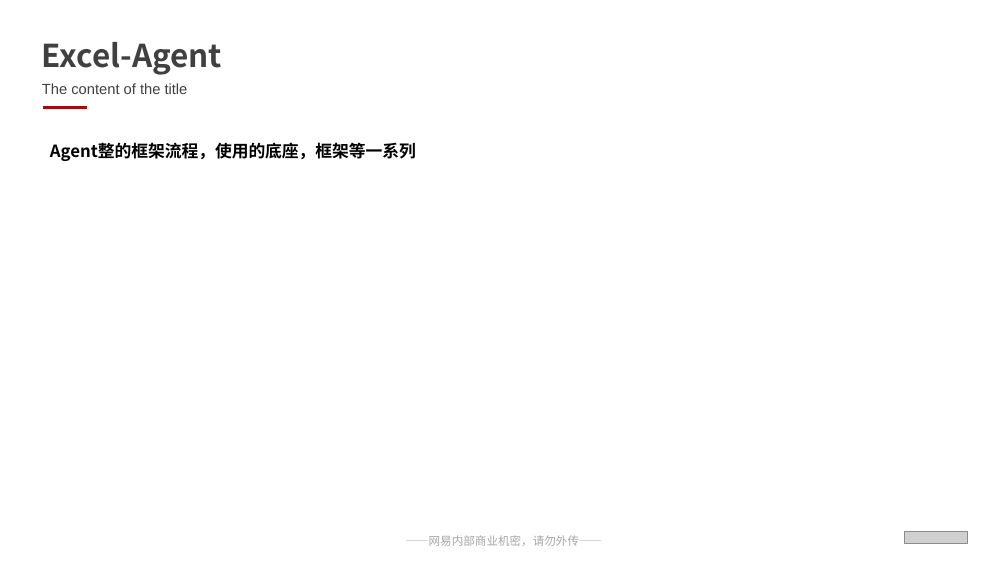
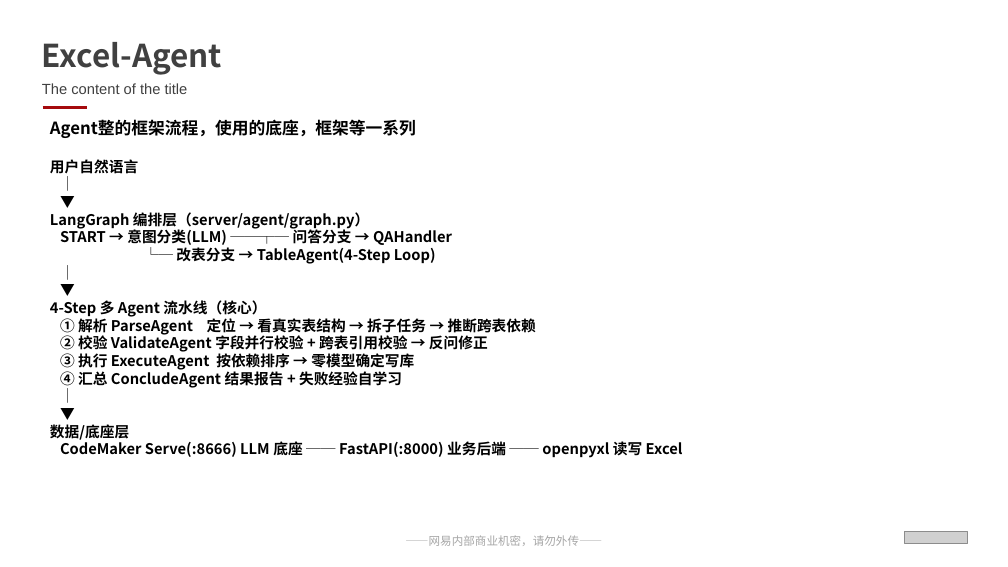
Before and after one commit to Rainwind57/ExcelAgent_And_Merge, a slide deck: slide 8 of 网易互娱通用PPT模板（含保密）.pptx. Drawn at 1008x567 pixels with LibreOffice and Linux fonts; fonts in the diff are those of the drawing; grey boxes stand for pictures. Boxes give left, top, right and bottom in pixels: in the first picture for what was removed or moved away, otherwise in the second. Text is boxed around its words. In the diff, an @@ line names an element or a change of style, - is before the commit and + after.

```diff
--- a/网易互娱通用PPT模板（含保密）.pptx
+++ b/网易互娱通用PPT模板（含保密）.pptx
@@ text "Agent整的框架流程，使用的底座，框架等一系列": place and size @@
-text "Agent整的框架流程，使用的底座，框架等一系列" at [50,142,416,161]
+text "Agent整的框架流程，使用的底座，框架等一系列" at [50,119,683,459]
@@ text at [50,159,683,459]: paragraphs added @@
+用户自然语言
+│
+▼
+LangGraph 编排层（server/agent/graph.py）
+START → 意图分类(LLM) ──┬─ 问答分支 → QAHandler
+└─ 改表分支 → TableAgent(4-Step Loop)
+│
+▼
+4-Step 多 Agent 流水线（核心）
+① 解析 ParseAgent 定位 → 看真实表结构 → 拆子任务 → 推断跨表依赖
+② 校验 ValidateAgent 字段并行校验 + 跨表引用校验 → 反问修正
+③ 执行 ExecuteAgent 按依赖排序 → 零模型确定写库
+④ 汇总 ConcludeAgent 结果报告 + 失败经验自学习
+│
+▼
+数据/底座层
+CodeMaker Serve(:8666) LLM 底座 ── FastAPI(:8000) 业务后端 ── openpyxl 读写 Excel
```
Also in this commit, not shown: 6 other slides changed, 5 slides added, 1 slide removed, 11 other files.
